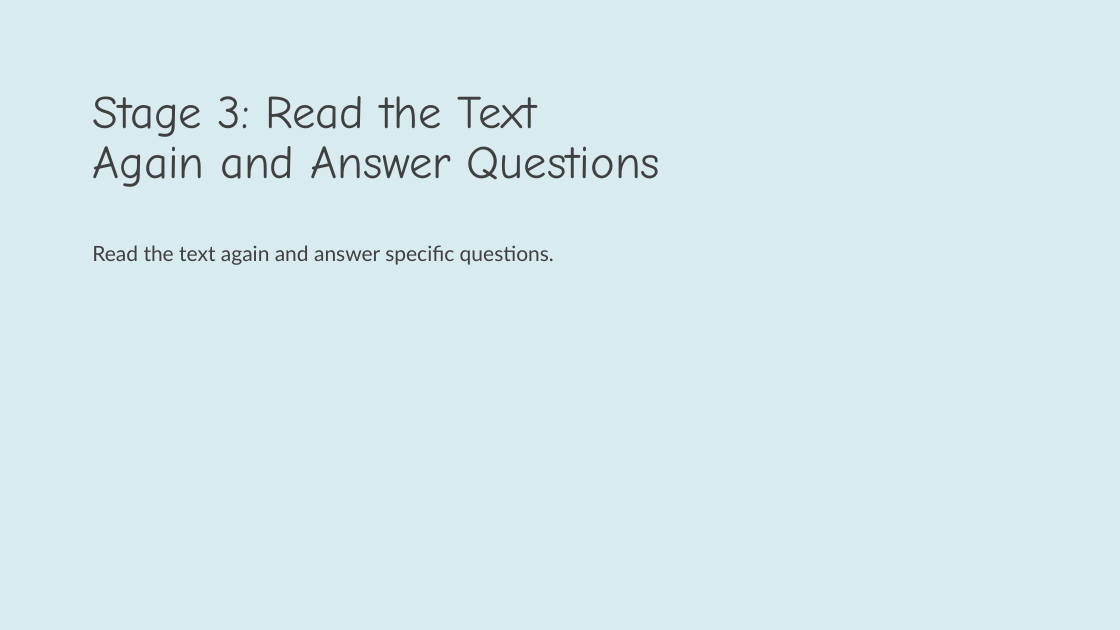
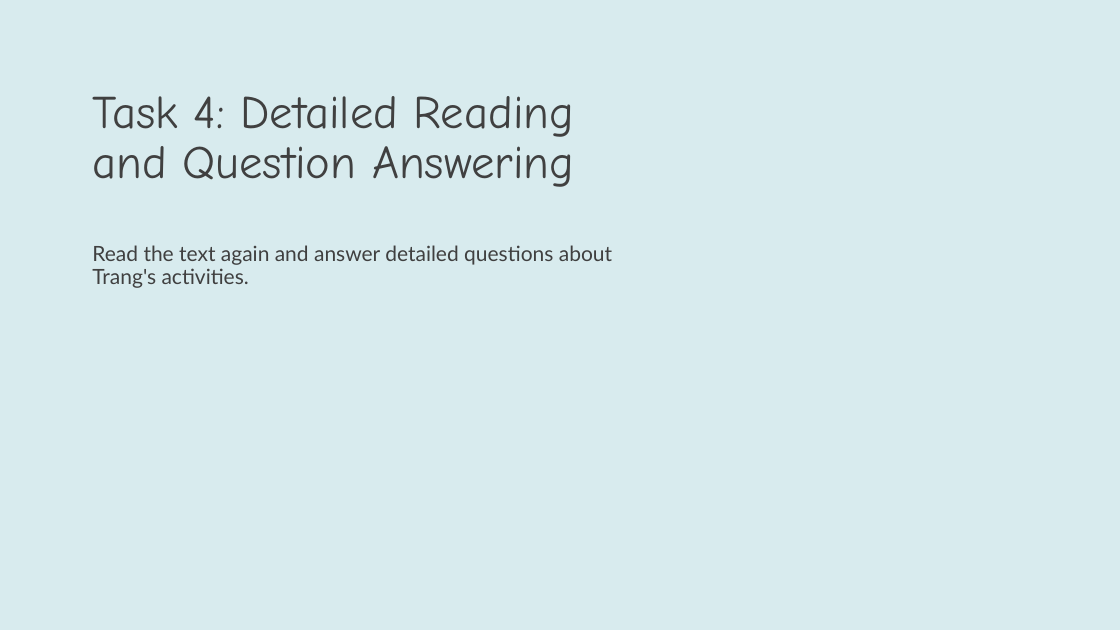
Before and after one commit to YuSh1nafk/IPR2026, a slide deck: slide 43 of back_end/outputs/Global_Success_Book_4_Presentation.pptx (slide 47 before the commit). Drawn at 1120x630 pixels with LibreOffice and Linux fonts; fonts in the diff are those of the drawing. Boxes give left, top, right and bottom in pixels: in the first picture for what was removed or moved away, otherwise in the second. Text is boxed around its words. In the diff, an @@ line names an element or a change of style, - is before the commit and + after.

```diff
--- a/back_end/outputs/Global_Success_Book_4_Presentation.pptx
+++ b/back_end/outputs/Global_Success_Book_4_Presentation.pptx
@@ title at [92,96,574,187]: text changed @@
-Stage 3: Read the Text Again and Answer Questions
+Task 4: Detailed Reading and Question Answering
@@ text at [92,245,612,288]: text changed @@
-Read the text again and answer specific questions.
+Read the text again and answer detailed questions about Trang's activities.
```
Also in this commit, not shown: 49 other slides changed, 4 slides added, 9 slides removed, 24 other files.
